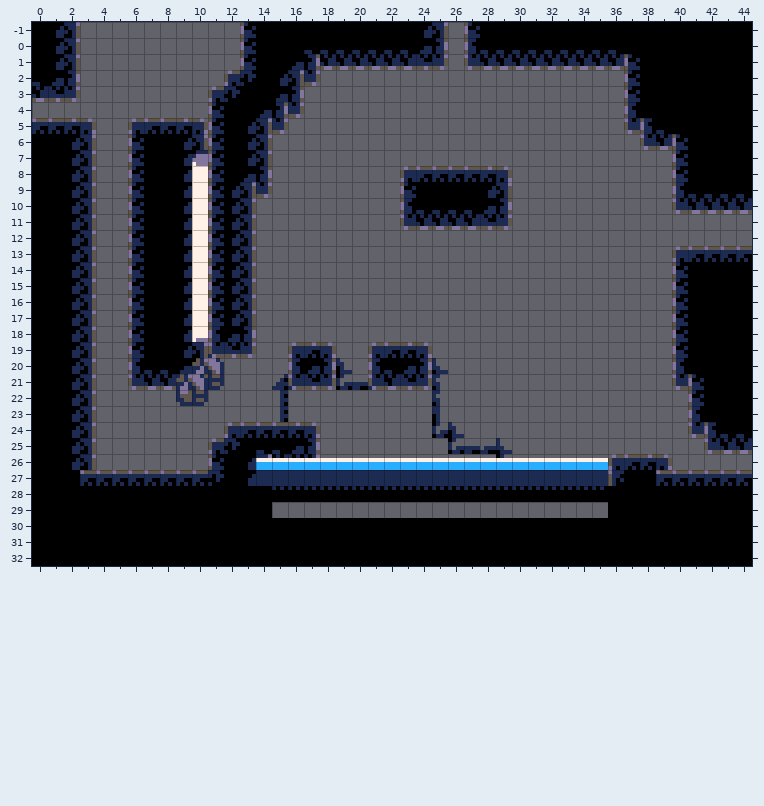
Tiled map: data/maps/room01.tmx. The first picture shows the starting point.
Cells are 8x8 px. Shown: x 0..44, y -1..32. The commit also replaced the tileset; all pictures use the new one.
After the commit:
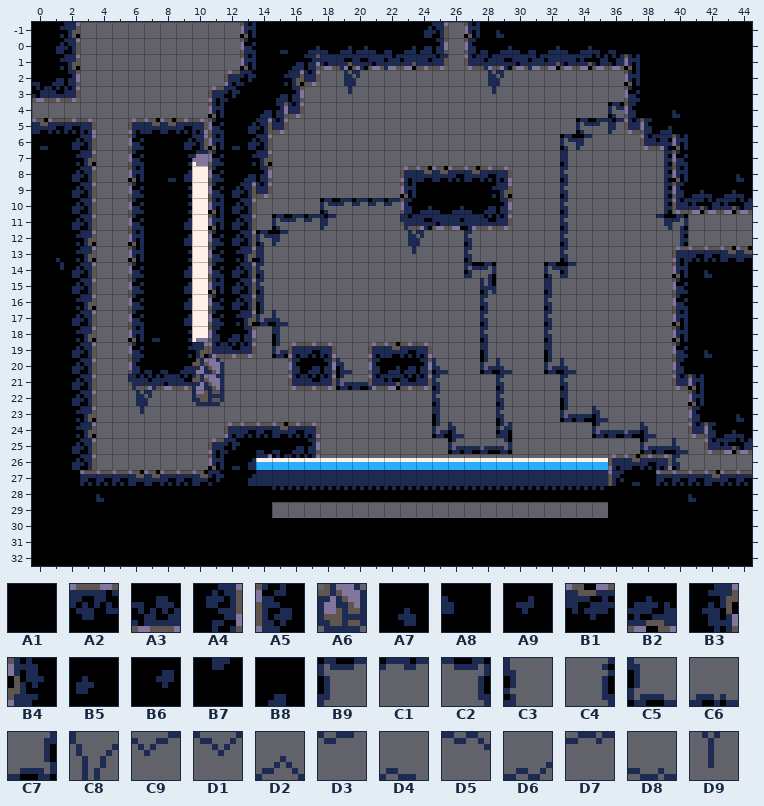
Key: from "tileset": A1 0, A2 1, A3 1 turned 180, A4 2, A5 2 turned 180, A6 6, A7 7, A8 8, A9 9, B1 10, B2 10 turned 180, B3 11 flipped left-right, B4 11 flipped up-down, B5 14 flipped left-right, B6 14 flipped up-down, B7 15 flipped left-right, B8 15 flipped up-down, B9 31 "decor", C1 32 "decor", C2 33 "decor", C3 34 "decor", C4 35 "decor", C5 36 "decor", C6 37 "decor", C7 38 "decor", C8 64 "decor", C9 65 "decor", D1 66 "decor", D2 66 flipped up-down "decor", D3 67 "decor", D4 67 flipped up-down "decor", D5 68 "decor", D6 68 flipped up-down "decor", D7 69 "decor", D8 69 flipped up-down "decor", D9 80 "decor".
__ is an empty cell, .. an unchanged one.
Changes in this commit:
--- layer "Tiles"
@@ x 1..37 @@
- 0 A4 .. .. .. .. .. .. .. .. .. .. .. A5 .. .. .. .. .. .. .. .. .. .. .. .. .. A5 A1 A1 .. .. .. .. .. .. .. ..
- 1 .. .. .. .. .. .. .. .. .. .. .. .. .. .. A1 .. A3 .. A3 A3 .. .. A3 .. .. .. .. .. A3 .. .. A3 .. A3 .. .. ..
- 2 A4 .. .. .. .. .. .. .. .. .. .. .. A5 .. .. .. __ __ __ __ __ __ __ __ .. .. .. __ __ __ __ __ __ .. .. .. A5
- 3 .. .. .. .. .. .. .. .. .. .. .. .. .. .. A4 .. .. .. __ .. .. .. .. .. .. .. .. __ .. .. .. .. .. .. .. .. A5
+ 0 B3 .. .. .. .. .. .. .. .. .. .. .. B4 .. .. .. .. .. .. .. .. .. .. .. .. .. B4 A7 A8 .. .. .. .. .. .. .. ..
+ 1 .. .. .. .. .. .. .. .. .. .. .. .. .. .. A9 .. B2 .. B2 B2 .. .. B2 .. .. .. .. .. B2 .. .. B2 .. B2 .. .. ..
+ 2 B3 .. .. .. .. .. .. .. .. .. .. .. B4 .. .. .. D5 D7 C8 C9 D1 D3 D5 D7 .. .. .. C8 C9 D1 D3 D5 D7 .. .. .. B4
+ 3 .. .. .. .. .. .. .. .. .. .. .. .. .. .. B3 .. .. .. D9 .. .. .. .. .. .. .. .. D9 .. .. .. .. .. .. .. .. B4
@@ x 0..44 @@
- 5 .. .. .. .. .. .. .. .. __ .. .. A5 .. .. .. .. .. .. .. .. .. .. .. .. .. .. .. .. .. .. .. .. .. .. .. .. __ .. .. A1 A1 .. .. .. ..
- 6 A2 .. .. .. .. .. .. A2 A2 .. .. .. .. .. .. .. .. .. .. .. .. .. .. .. .. .. .. .. .. .. .. .. .. .. __ __ .. .. .. A3 .. .. .. .. ..
- 7 A1 .. .. .. .. .. .. .. .. .. .. A5 A1 .. .. .. .. .. .. .. .. .. .. .. .. .. .. .. .. .. .. .. .. __ .. .. .. .. __ .. A5 .. .. .. ..
- 8 .. .. A4 .. .. .. .. .. .. A4 .. .. .. A4 .. .. .. .. .. .. .. .. .. __ __ __ .. .. .. .. .. .. .. __ .. .. .. .. __ .. .. .. .. .. ..
- 9 .. .. .. .. .. .. A5 .. A1 .. .. .. .. .. .. .. .. .. .. .. .. .. .. .. A2 A2 .. A2 .. .. .. .. .. __ .. .. .. .. __ .. A5 .. .. A1 A1
-10 .. .. .. .. .. .. .. .. .. A4 .. .. .. .. .. .. .. .. .. .. .. .. .. A5 .. .. .. .. A4 .. .. .. .. __ .. .. .. .. __ .. .. A3 .. A3 ..
-11 .. .. .. .. .. .. .. .. .. A4 .. A5 .. .. .. .. .. .. __ __ __ __ __ .. A3 .. A3 .. .. .. .. .. .. __ .. .. .. .. __ .. .. .. .. .. ..
-12 .. .. .. .. .. .. .. .. .. .. .. A5 .. .. .. __ __ __ .. .. .. .. .. __ __ __ __ __ .. .. .. .. .. __ .. .. .. .. .. __ .. .. .. .. ..
-13 .. .. A4 .. .. .. A5 .. .. .. .. .. .. .. __ .. .. .. .. .. .. .. .. __ .. .. .. __ .. .. .. .. .. __ .. .. .. .. .. __ .. .. .. .. ..
-14 .. A1 A4 .. .. .. A5 .. .. A4 .. .. A4 .. __ .. .. .. .. .. .. .. .. .. .. .. .. __ .. .. .. .. .. __ .. .. .. .. .. __ .. .. .. A2 A2
-15 .. A1 .. .. .. .. .. .. .. .. .. .. .. .. __ .. .. .. .. .. .. .. .. .. .. .. .. __ .. .. .. .. __ .. .. .. .. .. .. __ A5 A1 A1 .. ..
-16 .. .. .. .. .. .. .. .. .. .. .. A5 .. .. __ .. .. .. .. .. .. .. .. .. .. .. .. .. __ .. .. .. __ .. .. .. .. .. .. .. .. .. .. .. ..
-17 .. .. A4 .. .. .. .. .. .. .. .. .. .. .. __ .. .. .. .. .. .. .. .. .. .. .. .. .. __ .. .. .. __ .. .. .. .. .. .. .. .. .. .. .. ..
-18 .. .. .. .. .. .. .. .. .. .. .. .. A4 .. .. __ .. .. .. .. .. .. .. .. .. .. .. .. __ .. .. .. __ .. .. .. .. .. .. .. A5 .. .. .. ..
-19 .. .. A4 .. .. .. A5 A1 .. A4 .. .. .. .. .. __ .. .. .. .. .. .. .. .. .. .. .. .. __ .. .. .. __ .. .. .. .. .. .. .. A5 .. .. .. ..
-20 .. .. .. .. .. .. .. .. .. A4 .. .. .. .. .. .. .. .. .. .. .. .. A2 .. .. .. .. .. __ .. .. .. __ .. .. .. .. .. .. .. .. A1 A1 .. ..
-21 .. .. .. .. .. .. .. .. .. .. .. .. .. .. .. C6 .. .. .. .. .. .. A3 .. .. .. .. .. .. __ .. .. .. __ .. .. .. .. .. .. .. .. .. .. ..
-22 .. .. .. .. .. .. __ __ .. A6 __ .. .. .. C4 .. .. .. .. .. .. .. .. .. .. .. .. .. .. __ .. .. .. __ .. .. .. .. .. .. .. A5 .. .. ..
-23 .. A1 .. .. .. .. __ .. .. .. .. .. .. .. C4 .. .. .. .. .. .. .. .. .. .. .. .. .. .. __ .. .. .. __ __ .. .. .. .. .. .. A5 .. .. ..
-24 .. A1 A4 .. .. .. .. .. .. .. .. .. .. .. C4 __ .. .. .. .. .. .. .. .. .. .. .. .. .. __ .. .. .. .. .. __ __ __ .. .. .. .. .. A1 A1
-25 .. .. A4 .. .. .. .. .. .. .. .. .. .. .. .. A2 .. .. .. .. .. .. .. .. .. .. .. .. C6 .. .. .. .. .. .. .. .. .. __ __ .. .. .. A3 ..
-26 .. .. .. .. .. .. .. .. .. .. .. .. .. .. .. .. .. .. .. .. .. .. .. .. .. .. .. .. .. C3 .. .. .. .. .. .. .. .. .. .. __ .. .. .. ..
-27 .. .. .. .. .. .. .. .. .. .. .. A5 A1 .. .. .. .. .. .. .. .. .. .. .. .. .. .. .. .. .. .. .. .. .. .. .. .. A2 .. .. __ .. .. .. ..
-28 .. .. .. .. .. .. A2 A2 .. .. A2 .. .. .. .. .. .. .. .. .. .. .. .. .. .. .. .. .. .. .. .. .. .. .. .. .. .. A1 .. .. .. .. A2 .. ..
-29 .. .. .. A1 A1 .. .. .. .. .. .. .. .. .. .. .. .. .. .. .. .. .. .. .. .. .. .. .. .. .. .. .. .. .. .. .. .. .. .. .. A1 A1 .. .. ..
+ 5 .. .. .. .. .. .. .. .. D6 .. .. B4 .. .. .. .. .. .. .. .. .. .. .. .. .. .. .. .. .. .. .. .. .. .. .. .. B9 .. .. A7 A8 .. .. .. ..
+ 6 B1 .. .. .. .. .. .. B1 B1 .. .. .. .. .. .. .. .. .. .. .. .. .. .. .. .. .. .. .. .. .. .. .. .. .. B9 C1 .. .. .. B2 .. .. .. .. ..
+ 7 A9 .. .. .. .. .. .. .. .. .. .. B4 A9 .. .. .. .. .. .. .. .. .. .. .. .. .. .. .. .. .. .. .. .. B9 .. .. .. .. C4 .. B4 .. .. .. ..
+ 8 .. .. B3 .. .. .. .. .. .. B3 .. .. .. B3 .. .. .. .. .. .. .. .. .. D4 D6 D8 .. .. .. .. .. .. .. C3 .. .. .. .. C4 .. .. .. .. .. ..
+ 9 .. .. .. .. .. .. B4 .. A9 .. .. .. .. .. .. .. .. .. .. .. .. .. .. .. B1 B1 .. B1 .. .. .. .. .. C3 .. .. .. .. C4 .. B4 .. .. A7 A8
+10 .. .. .. .. .. .. .. .. .. B3 .. .. .. .. .. .. .. .. .. .. .. .. .. B4 .. .. .. .. B3 .. .. .. .. C3 .. .. .. .. C4 .. .. B2 .. B2 ..
+11 .. .. .. .. .. .. .. .. .. B3 .. B4 .. .. .. .. .. .. B9 C1 C1 C1 C1 .. B2 .. B2 .. .. .. .. .. .. C3 .. .. .. .. C4 .. .. .. .. .. ..
+12 .. .. .. .. .. .. .. .. .. .. .. B4 .. .. .. B9 C1 C1 .. .. .. .. .. C8 C9 D5 D7 C3 .. .. .. .. .. C3 .. .. .. .. .. C2 .. .. .. .. ..
+13 .. .. B3 .. .. .. B4 .. .. .. .. .. .. .. B9 .. .. .. .. .. .. .. .. D9 .. .. .. C3 .. .. .. .. .. C3 .. .. .. .. .. C4 .. .. .. .. ..
+14 .. B5 B3 .. .. .. B4 .. .. B3 .. .. B3 .. C3 .. .. .. .. .. .. .. .. .. .. .. .. C3 .. .. .. .. .. C3 .. .. .. .. .. C4 .. .. .. B1 B1
+15 .. B7 .. .. .. .. .. .. .. .. .. .. .. .. C3 .. .. .. .. .. .. .. .. .. .. .. .. C2 .. .. .. .. B9 .. .. .. .. .. .. C4 B4 A7 A8 .. ..
+16 .. .. .. .. .. .. .. .. .. .. .. B4 .. .. C3 .. .. .. .. .. .. .. .. .. .. .. .. .. C3 .. .. .. C3 .. .. .. .. .. .. .. .. .. .. .. ..
+17 .. .. B3 .. .. .. .. .. .. .. .. .. .. .. C5 .. .. .. .. .. .. .. .. .. .. .. .. .. C3 .. .. .. C3 .. .. .. .. .. .. .. .. .. .. .. ..
+18 .. .. .. .. .. .. .. .. .. .. .. .. B3 .. .. C3 .. .. .. .. .. .. .. .. .. .. .. .. C3 .. .. .. C3 .. .. .. .. .. .. .. B4 .. .. .. ..
+19 .. .. B3 .. .. .. B4 A9 .. B3 .. .. .. .. .. C5 .. .. .. .. .. .. .. .. .. .. .. .. C3 .. .. .. C3 .. .. .. .. .. .. .. B4 .. .. .. ..
+20 .. .. .. .. .. .. .. .. .. B3 .. .. .. .. .. .. .. .. .. .. .. .. B1 .. .. .. .. .. C5 .. .. .. C5 .. .. .. .. .. .. .. .. A7 A8 .. ..
+21 .. .. .. .. .. .. .. .. .. .. .. .. .. .. .. __ .. .. .. .. .. .. B2 .. .. .. .. .. .. C3 .. .. .. C3 .. .. .. .. .. .. .. .. .. .. ..
+22 .. .. .. .. .. .. C8 C9 .. __ A6 .. .. .. __ .. .. .. .. .. .. .. .. .. .. .. .. .. .. C3 .. .. .. C3 .. .. .. .. .. .. .. B4 .. .. ..
+23 .. B8 .. .. .. .. D9 .. .. .. .. .. .. .. __ .. .. .. .. .. .. .. .. .. .. .. .. .. .. C3 .. .. .. C5 C6 .. .. .. .. .. .. B4 .. .. ..
+24 .. B6 B3 .. .. .. .. .. .. .. .. .. .. .. __ D2 .. .. .. .. .. .. .. .. .. .. .. .. .. C3 .. .. .. .. .. C5 C6 C6 .. .. .. .. .. A7 A8
+25 .. .. B3 .. .. .. .. .. .. .. .. .. .. .. .. B1 .. .. .. .. .. .. .. .. .. .. .. .. C7 .. .. .. .. .. .. .. .. .. C5 C6 .. .. .. B2 ..
+26 .. .. .. .. .. .. .. .. .. .. .. .. .. .. .. .. .. .. .. .. .. .. .. .. .. .. .. .. .. __ .. .. .. .. .. .. .. .. .. .. C3 .. .. .. ..
+27 .. .. .. .. .. .. .. .. .. .. .. B4 A9 .. .. .. .. .. .. .. .. .. .. .. .. .. .. .. .. .. .. .. .. .. .. .. .. B1 .. .. C3 .. .. .. ..
+28 .. .. .. .. .. .. B1 B1 .. .. B1 .. .. .. .. .. .. .. .. .. .. .. .. .. .. .. .. .. .. .. .. .. .. .. .. .. .. A9 .. .. .. .. B1 .. ..
+29 .. .. .. A7 A8 .. .. .. .. .. .. .. .. .. .. .. .. .. .. .. .. .. .. .. .. .. .. .. .. .. .. .. .. .. .. .. .. .. .. .. A7 A8 .. .. ..
